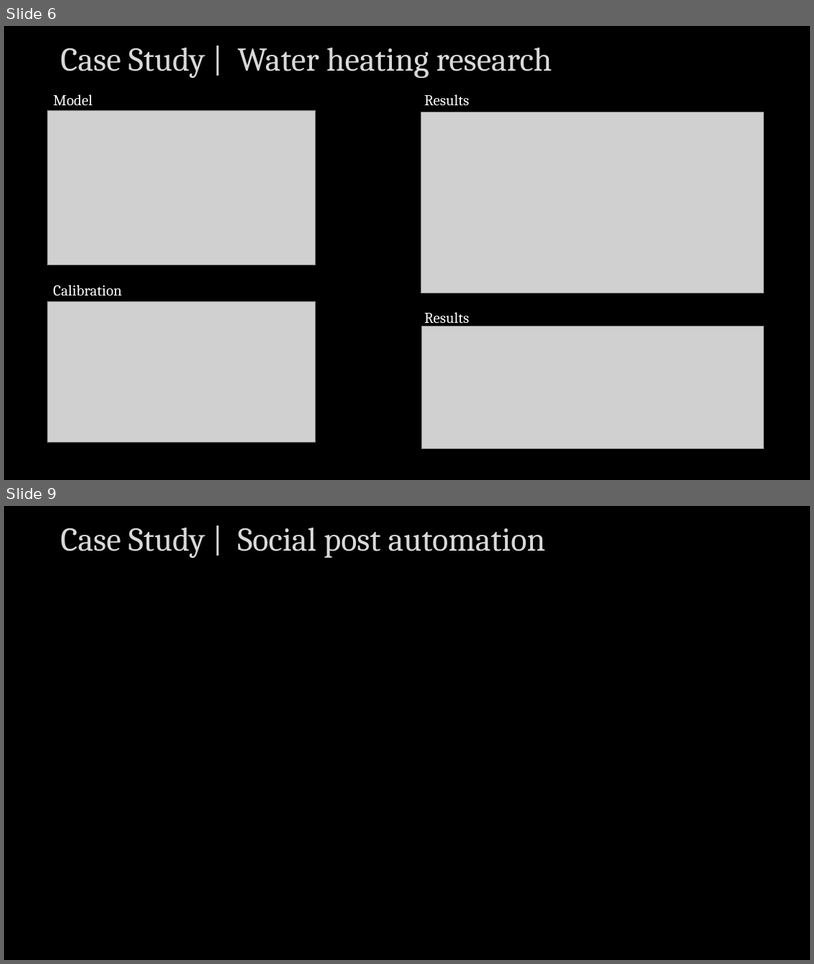
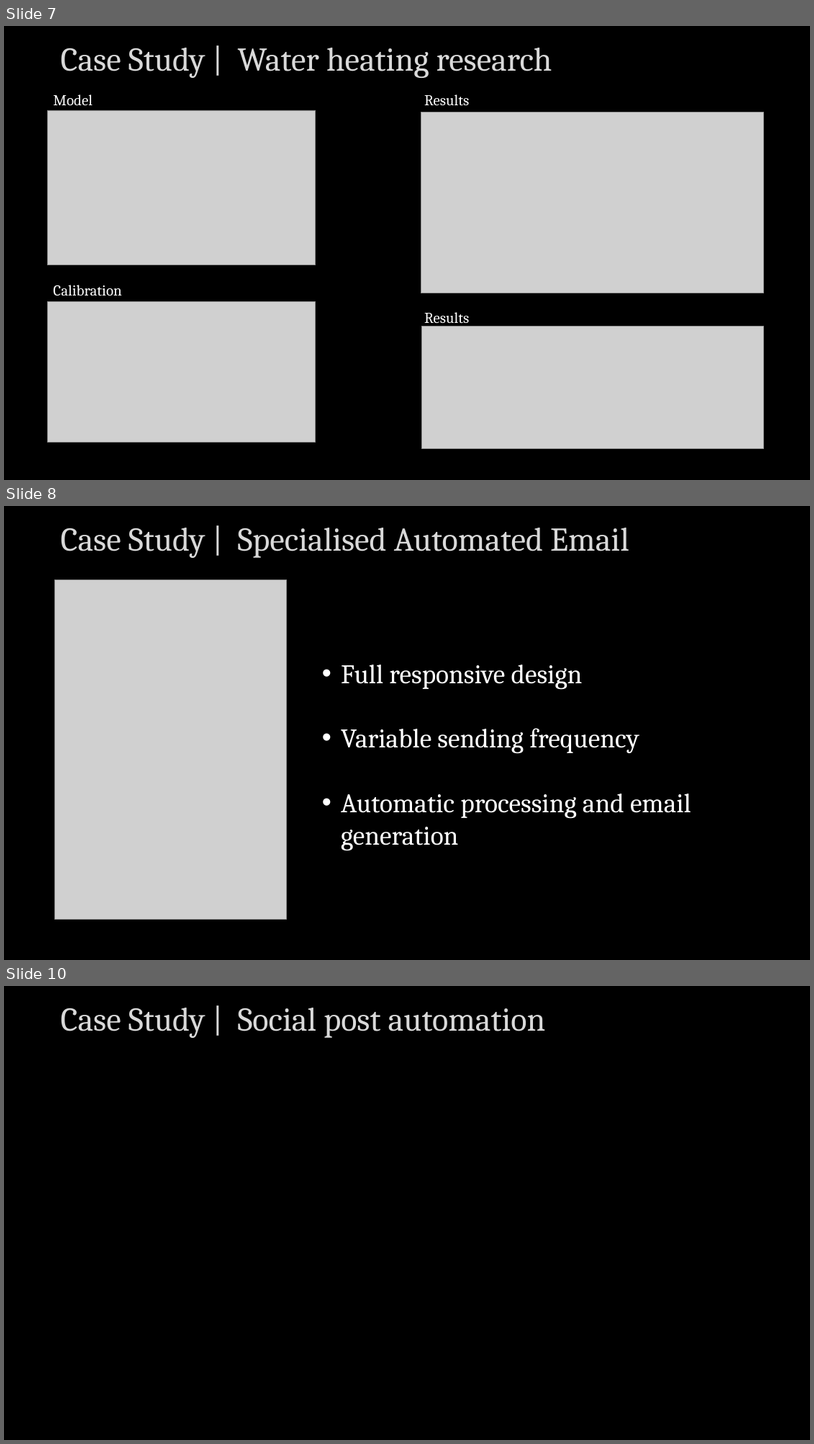
Before and after one commit to Tooblippe/tooblippe, a slide deck: assets/presentation-elements.pptx. Shown one above the other, each under a label of ours: slides 6 and 9 before the commit, slides 7, 8 and 10 after it; the slides between them are not shown. The pictures are 814x964 and 814x1444 pixels, drawn with LibreOffice and Linux fonts; fonts in the diff are those of the drawing; grey boxes stand for pictures. Boxes give left, top, right and bottom in pixels: in the first picture for what was removed or moved away, otherwise in the second. Text is boxed around its words. In the diff, an @@ line names an element or a change of style, - is before the commit and + after.

```diff
--- a/assets/presentation-elements.pptx
+++ b/assets/presentation-elements.pptx
@@ slide 8 added at box(4, 506, 810, 960), background #000000 @@
@@ title added at box(61, 528, 630, 558), 39.6 pt, text #D9D9D9 @@
+Case Study | Specialised Automated Email
@@ picture added at box(55, 580, 287, 919) @@
@@ text added at box(341, 664, 692, 851), 32 pt, text #FFFFFF @@
+• Full responsive design
+• Variable sending frequency
+• Automatic processing and email generation
@@ what was slide 6 is now slide 7 @@
@@ what was slide 9 is now slide 10 @@
```
Also in this commit, not shown: 2 slides changed, 1 other slide added, 1 slide removed, 4 other files.
